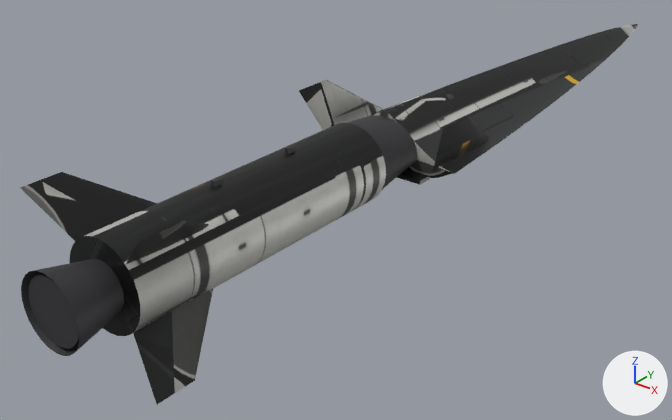
Before and after pictures for a commit that changed the FBX model modules/Vanguard/Assets/Models/HawcX.fbx.
Camera for both pictures: a camera (50 mm lens) standing at (3.38, -6.79, 2.39) and looking at (-0.46, -1.99, -0.59). The axes (+X, +Y, +Z) are drawn at lower right. The lights are the same throughout. The first picture is the older version. Where no turn or scale is listed for an object, it has been applied to the vertices.

The first picture shows 'Dark', 'Skin'.
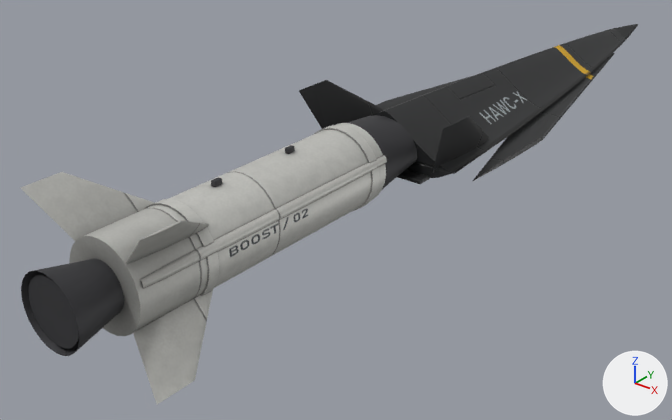
The change, as JSON lines over the scene's bpy script:
```json
{"block": "me_skin", "where": "# used by ob_skin; location = (0.0, 0.0, 0.0)"}
{"op": "remove", "block": "me_skin", "code": "me_skin.from_pydata(...)  # 1170 vertices, 1106 faces; spans x -0.58..0.58, y -4.5..2.27, z -0.41..0.49"}
{"op": "add", "block": "me_skin", "code": "me_skin.from_pydata(...)  # 1548 vertices, 1422 faces; spans x -0.66..0.66, y -4.5..2.27, z -0.41..0.49"}
{"block": "me_skin", "change": "me_skin part 1: a new loose piece, a 28-sided cylinder along y spanning x -0.279..0.279, y -3.95..-3.88, z -0.239..0.319, in mat_skin_hawcx"}
{"block": "me_skin", "change": "me_skin part 2: a new loose piece, a 28-sided cylinder along y spanning x -0.279..0.279, y -2.55..-2.48, z -0.239..0.319, in mat_skin_hawcx"}
{"block": "me_skin", "change": "me_skin part 3: a new loose piece of 122 vertices spanning x 0.24..0.27, y -4.37..-2.37, z 0.1..0.16, in mat_skin_hawcx"}
{"block": "me_skin", "change": "me_skin part 4: a new loose piece of 24 vertices spanning x 0.18..0.66, y -2.0..1.3, z -0.07..-0.02, in mat_skin_hawcx"}
{"block": "me_skin", "change": "me_skin part 5: a new loose piece of 24 vertices spanning x -0.66..-0.18, y -2.0..1.3, z -0.07..-0.02, in mat_skin_hawcx"}
{"block": "me_skin", "change": "me_skin part 6"}
{"block": "me_skin", "change": "10 faces are deleted"}
{"block": "me_skin", "change": "96 vertices are added at x -0.37..0.37, y -2.16..-2.04, z -0.09..-0.07"}
{"block": "me_skin", "change": "106 new faces join them"}
{"block": "me_skin", "change": "me_skin part 7: 1096 kept faces spanning x -0.58..0.58, y -4.5..2.27, z -0.41..0.49 get new texture (UV) coordinates"}
```

Boxes [x1, y1, x2, y2] around the edits, measured in the pictures (672 x 420 px):
```json
{"part": 1, "of": "me_skin", "change": "added", "after": [145, 199, 219, 296]}
{"part": 2, "of": "me_skin", "change": "added", "after": [314, 125, 380, 211]}
{"part": 3, "of": "me_skin", "change": "added", "after": [141, 155, 389, 288]}
{"part": 4, "of": "me_skin", "change": "added", "after": [473, 53, 615, 181]}
{"part": 5, "of": "me_skin", "change": "added", "after": [376, 76, 471, 109]}
{"part": 6, "of": "me_skin", "change": "reshaped", "before": [396, 169, 430, 185], "after": [397, 169, 430, 184]}
{"part": 7, "of": "me_skin", "change": "surface changed", "before": [21, 24, 638, 404], "after": [21, 24, 638, 404]}
```
